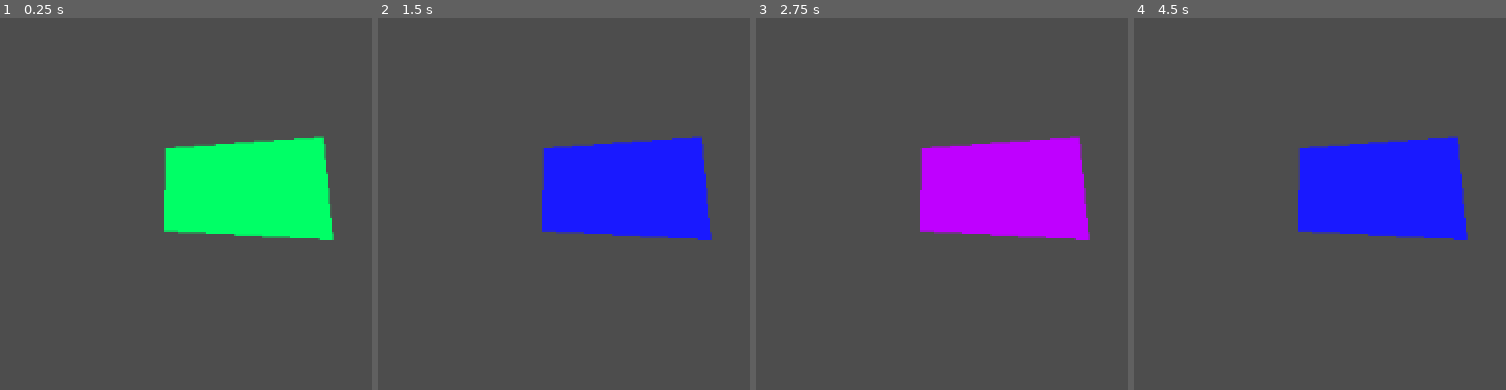
Above: before the commit, frames 1-4 (left to right).
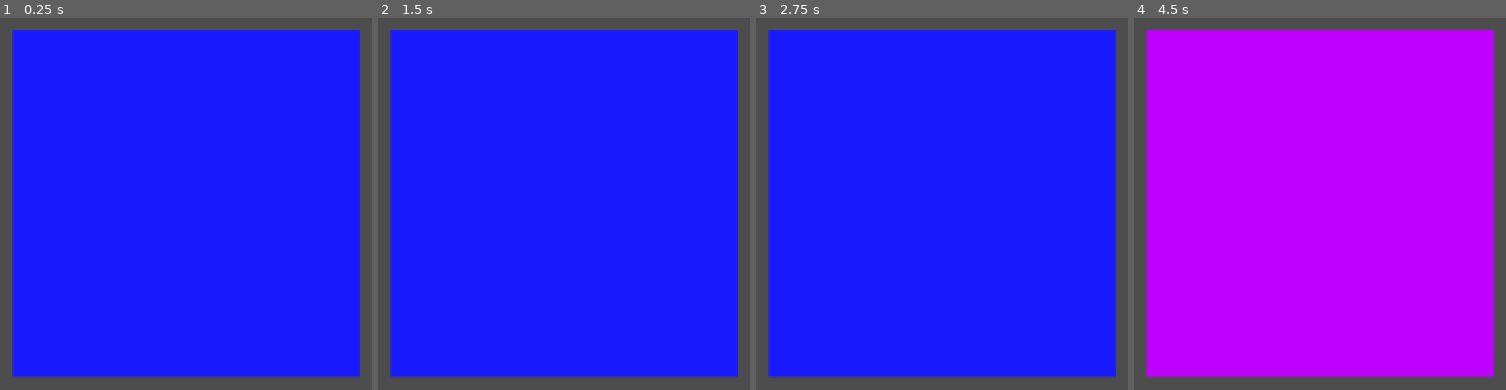
Above: after the commit, the same moments.

Repository: nenomancer/godot-WJ-65
Game: Godot game, scene res://Game.tscn
Same seed, same stepped clock (60 frames per second), same inputs: the game is played once before the commit and once after it. The project has no main scene, so this scene is started directly.
Inputs (mouse positions are in pixels of both pictures, inside the frame that each line leads up to):
- Up to frame 1 (0.25 s): no input
- Up to frame 2 (1.5 s): click (564, 204) at 0.52 s; click (564, 204) at 1.27 s
- Up to frame 3 (2.75 s): click (942, 204) at 2.02 s
- Up to frame 4 (4.5 s): tap Enter at 2.75, 4.25 s; move the mouse to (outside the picture) at 2.77 s; click (outside the picture) at 2.85 s; tap Space at 3.5 s; move the mouse to (1279, 177) at 3.52 s; click (1279, 177) at 3.6 s; move the mouse to (outside the picture) at 4.27 s; click (outside the picture) at 4.35 s

The runs differ from the first frame. In frame 1, 88% of the frame differs, in the area x 3-97%, y 3-97%; in frame 2, 77%; in frame 3, 88%; in frame 4, 88%.

Commit message:
rearrange ColorButton

Diff:
--- a/Button.gd
+++ /dev/null
@@ -1,37 +0,0 @@
-extends Polygon2D
-
-const red = Color(1, 0, 0)
-const orange = Color(1, 0.45, 0)
-const yellow = Color(1, 1, 0)
-
-const green = Color(0.3, 1, 0)
-const jade = Color(0, 1, 0.4)
-const turquoise = Color(0, 1, 1)
-
-const baby_blue = Color(0, 0.6, 1)
-const blue = Color(0.1, 0.1, 1)
-const purple = Color(0.75, 0, 1)
-
-const pink = Color(1, 0, 0.9)
-const salmon = Color(1, 0, 0.45)
-
-const colors = [green, jade, turquoise, baby_blue, blue, purple, pink, salmon]
-const test_colors = [purple, blue]
-
-
-
-# Called when the node enters the scene tree for the first time.
-func _ready():
-	#var color = Color(1, 0, 0)
-	color = colors[randi_range(0, colors.size() - 1)]
-	pass # Replace with function body.
-
-
-# Called every frame. 'delta' is the elapsed time since the previous frame.
-func _process(delta):
-	pass
-
-func _input(event):
-	if Input.is_action_just_released("left_click"):
-		set_color(test_colors[randi_range(0, test_colors.size() - 1)])
-		#set_color(colors[randi_range(0, colors.size() - 1)])
--- a/Button.tscn
+++ /dev/null
@@ -1,8 +0,0 @@
-[gd_scene load_steps=2 format=3 uid="uid://cgeb8rcs7pett"]
-
-[ext_resource type="Script" path="res://Button.gd" id="1_bt24m"]
-
-[node name="Button" type="Polygon2D"]
-color = Color(1, 0, 0.435294, 1)
-polygon = PackedVector2Array(110, 85, 109, 145, 231, 151, 224, 77)
-script = ExtResource("1_bt24m")
--- /dev/null
+++ b/ColorButton.gd
@@ -0,0 +1,48 @@
+extends MarginContainer
+
+@onready var button_color = $Color
+
+const red = Color(1, 0, 0, 1.0)
+const orange = Color(1, 0.45, 0, 1.0)
+const yellow = Color(1, 1, 0, 1.0)
+
+const green = Color(0.3, 1, 0, 1.0)
+const jade = Color(0, 1, 0.4, 1.0)
+const turquoise = Color(0, 1, 1, 1.0)
+
+const baby_blue = Color(0, 0.6, 1, 1.0)
+const blue = Color(0.1, 0.1, 1, 1.0)
+const purple = Color(0.75, 0, 1, 1.0)
+
+const pink = Color(1, 0, 0.9, 1.0)
+const salmon = Color(1, 0, 0.45, 1.0)
+
+
+const colors = [green, jade, turquoise, baby_blue, blue, purple, pink, salmon]
+const test_colors = [purple, blue]
+
+
+
+# Called when the node enters the scene tree for the first time.
+func _ready():
+	#var color = Color(1, 0, 0)
+	button_color.color = colors[randi_range(0, colors.size() - 1)]
+	pass # Replace with function body.
+
+
+# Called every frame. 'delta' is the elapsed time since the previous frame.
+func _process(delta):
+	pass
+
+func mix_color(colors: Array[Color]) -> Color:
+	var new_color: Color
+	var color_sum: Color
+
+	for color in colors:
+		color_sum += color
+	return color_sum / colors.size()
+
+
+func _on_button_button_up():
+	# Change color on button click
+	button_color.set_color(test_colors[randi_range(0, test_colors.size() - 1)])
--- /dev/null
+++ b/ColorButton.tscn
@@ -0,0 +1,19 @@
+[gd_scene load_steps=2 format=3 uid="uid://cgeb8rcs7pett"]
+
+[ext_resource type="Script" path="res://ColorButton.gd" id="1_d0u38"]
+
+[node name="ColorButton" type="MarginContainer"]
+offset_right = 250.0
+offset_bottom = 250.0
+size_flags_horizontal = 3
+size_flags_vertical = 3
+script = ExtResource("1_d0u38")
+
+[node name="Color" type="ColorRect" parent="."]
+layout_mode = 2
+
+[node name="Button" type="TextureButton" parent="."]
+layout_mode = 2
+ignore_texture_size = true
+
+[connection signal="button_up" from="Button" to="." method="_on_button_button_up"]
--- a/Game.gd
+++ b/Game.gd
@@ -1,18 +1,16 @@
 extends Node2D
-const AudioData = preload("res://AudioData.gd")
-const GRAND_PIANO_A_ = preload("res://audio/piano/grand_piano_a#.wav")
+const AudioData = preload("res://audio/AudioData.gd")
 # Called when the node enters the scene tree for the first time.
-const BUTTON = preload("res://Button.tscn")
+const BUTTON = preload("res://ColorButton.tscn")
 func _ready():
 	var new_button = BUTTON.instantiate()
 	new_button.position = Vector2(250, 250)
 	add_child(new_button)
-	#$AudioStreamPlayer.stream = AudioData.GRAND_PIANO_A
+
 	$AudioStreamPlayer.stream = AudioData.DATA[randi_range(0, AudioData.DATA.size() - 1)]
 	$AudioStreamPlayer.playing = true
 	pass # Replace with function body.
 
-
 # Called every frame. 'delta' is the elapsed time since the previous frame.
 func _process(delta):
 	pass
Renamed: AudioData.gd -> audio/AudioData.gd
Not shown, added: audio/piano/grand_piano_a#.wav.import
Not shown, added: audio/piano/grand_piano_a.wav.import
Not shown, added: audio/piano/grand_piano_b.wav.import
Not shown, added: audio/piano/grand_piano_c#.wav.import
Not shown, added: audio/piano/grand_piano_c+.wav.import
Not shown, added: audio/piano/grand_piano_c.wav.import
Not shown, added: audio/piano/grand_piano_d#.wav.import
Not shown, added: audio/piano/grand_piano_d.wav.import
Not shown, added: audio/piano/grand_piano_e.wav.import
Not shown, added: audio/piano/grand_piano_f#.wav.import
Not shown, added: audio/piano/grand_piano_f.wav.import
(and 5 more such lines)
